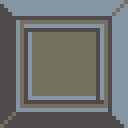
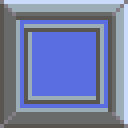
Layered file, before and after one edit (128 x 128). Changes by layer:
added layer "Layer 2" above "Layer 1" over [0, 0, 128, 128]
added layer "Layer 1" above "Layer 0" over [0, 0, 128, 128]
removed layer "Type 2" over [0, 0, 128, 128]
removed layer "Type 1" over [0, 0, 128, 128]
